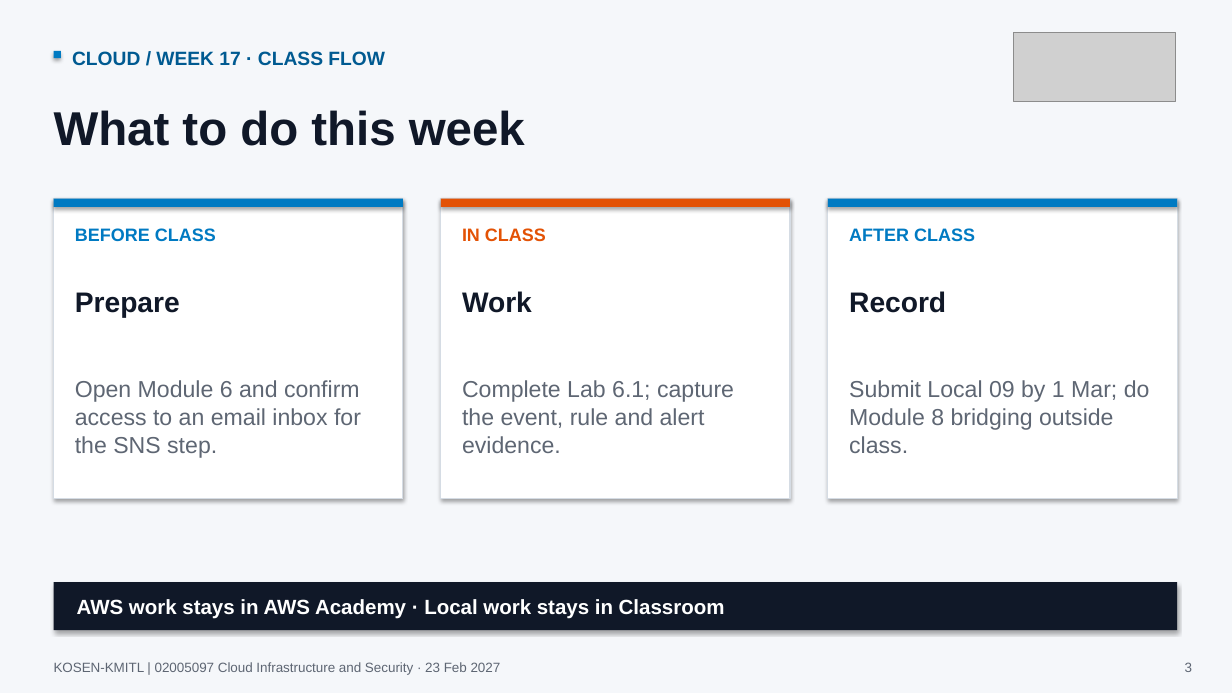
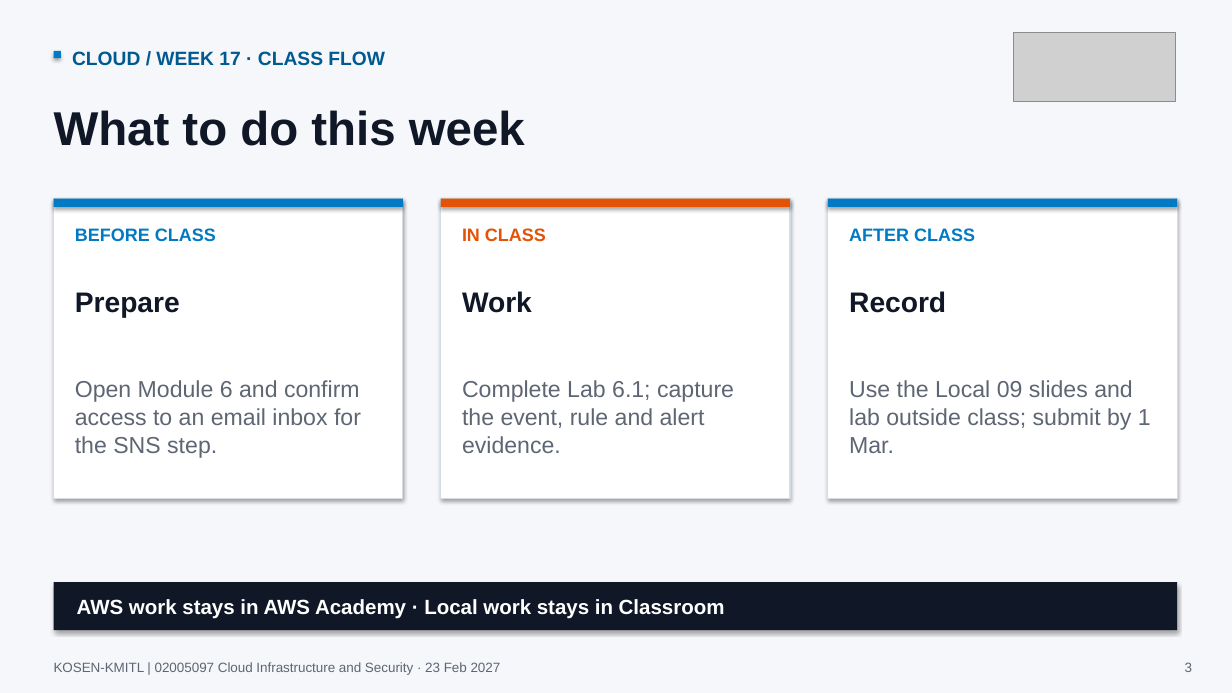
Before and after one commit to nutthakorn7/cloud-infrastructure-security, a slide deck: slide 3 of slides/weekly-bridges/output/Week17_Cloud_Course_Bridge.pptx. Drawn at 1232x693 pixels with LibreOffice and Linux fonts; fonts in the diff are those of the drawing; grey boxes stand for pictures. Boxes give left, top, right and bottom in pixels: in the first picture for what was removed or moved away, otherwise in the second. Text is boxed around its words. In the diff, an @@ line names an element or a change of style, - is before the commit and + after.

Commit message:
Align Week 17 monitoring lab and Local 09 teaching

```diff
--- a/slides/weekly-bridges/output/Week17_Cloud_Course_Bridge.pptx
+++ b/slides/weekly-bridges/output/Week17_Cloud_Course_Bridge.pptx
@@ text at bbox=[849, 380, 1151, 453]: text changed @@
-Submit Local 09 by 1 Mar; do Module 8 bridging outside class.
+Use the Local 09 slides and lab outside class; submit by 1 Mar.
```
Also in this commit, not shown: 1 other slide changed, 2 slides added, 4 other files.
